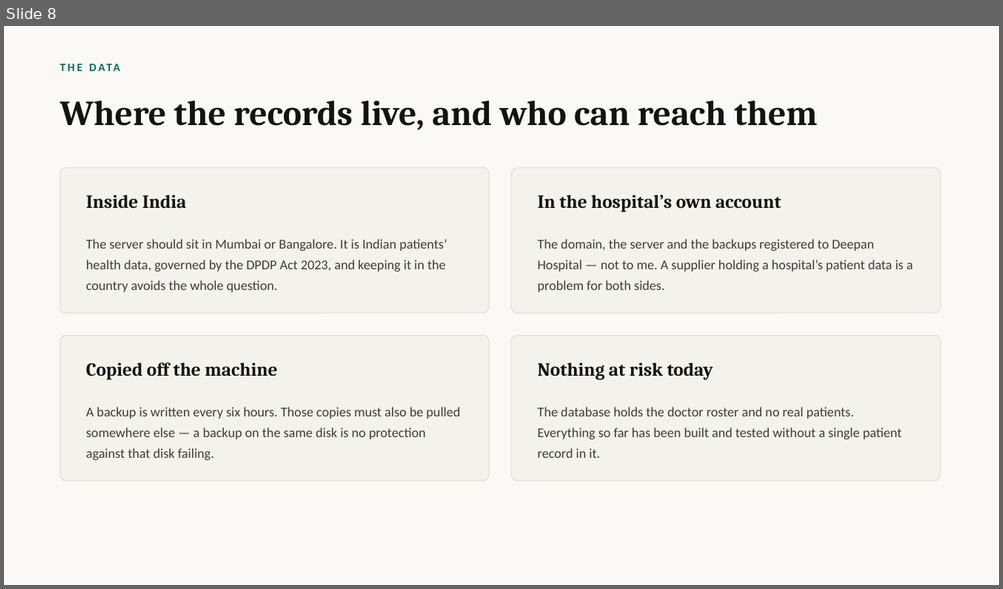
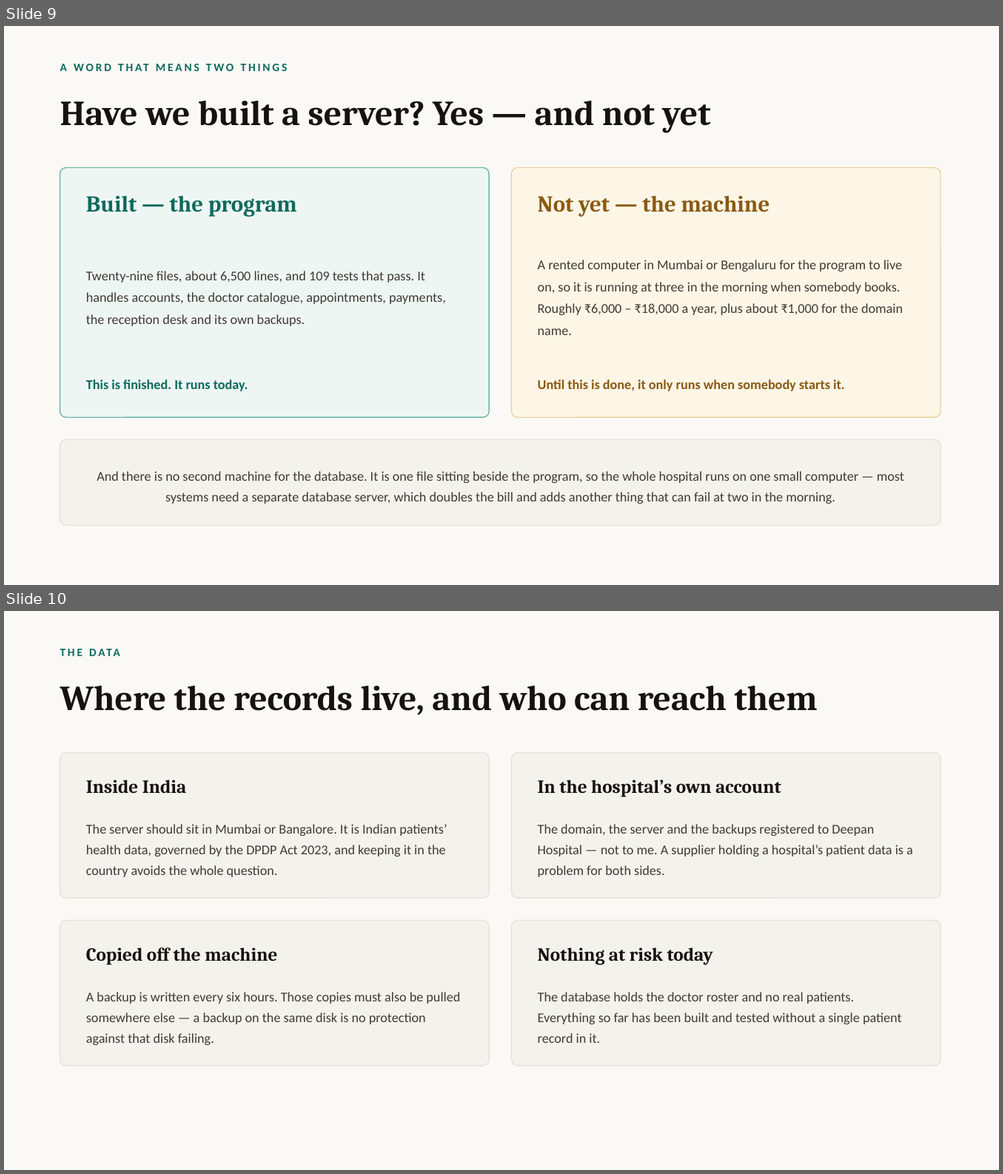
Before and after one commit to RishiEntrepeneur/Deepan-Hospital, a slide deck: docs/deepan-hospital-explained.pptx. Shown one above the other, each under a label of ours: slide 8 before the commit, slides 9 and 10 after it. The pictures are 1003x589 and 1003x1174 pixels, drawn with LibreOffice and Linux fonts; fonts in the diff are those of the drawing. Boxes give left, top, right and bottom in pixels: in the first picture for what was removed or moved away, otherwise in the second. Text is boxed around its words. In the diff, an @@ line names an element or a change of style, - is before the commit and + after.

```diff
--- a/docs/deepan-hospital-explained.pptx
+++ b/docs/deepan-hospital-explained.pptx
@@ slide 9 added at [4,26,999,585], background #FAF9F6 @@
@@ text added at [60,64,67,71], 11 pt, text #0E6A5C, bold @@
+A WORD THAT MEANS TWO THINGS
@@ text added at [60,101,710,133], 34 pt, text #16130F, bold @@
+Have we built a server? Yes — and not yet
@@ rounded rectangle added at [60,168,489,417], fill #EEF6F4, outline #72B7AB 1 pt @@
@@ rounded rectangle added at [512,168,940,417], fill #FDF6E7, outline #E8D3A3 1 pt @@
@@ text added at [86,195,297,217], 22 pt, text #0E6A5C, bold @@
+Built — the program
@@ text added at [538,195,770,217], 22 pt, text #8A5A12, bold @@
+Not yet — the machine
@@ text added at [538,260,902,335], 13 pt, text #403B33 @@
+A rented computer in Mumbai or Bengaluru for the program to live on, so it is running at three in the morning when somebody books. Roughly ₹6,000 – ₹18,000 a year, plus about ₹1,000 for the domain name.
@@ text added at [86,271,446,326], 13 pt, text #403B33 @@
+Twenty-nine files, about 6,500 lines, and 109 tests that pass. It handles accounts, the doctor catalogue, appointments, payments, the reception desk and its own backups.
@@ text added at [86,380,248,392], 13 pt, text #0E6A5C, bold @@
+This is finished. It runs today.
@@ text added at [538,380,845,392], 13 pt, text #8A5A12, bold @@
+Until this is done, it only runs when somebody starts it.
@@ rounded rectangle added at [60,440,940,526], fill #F4F2EC, outline #E7E3D9 1 pt @@
@@ text added at [96,471,904,504], 13 pt, text #403B33 @@
+And there is no second machine for the database. It is one file sitting beside the program, so the whole hospital runs on one small computer — most systems need a separate database server, which doubles the bill and adds another thing that can fail at two in the morning.
@@ what was slide 8 is now slide 10 @@
```
Also in this commit, not shown: 1 slide changed, 1 other slide added, 1 other file.
